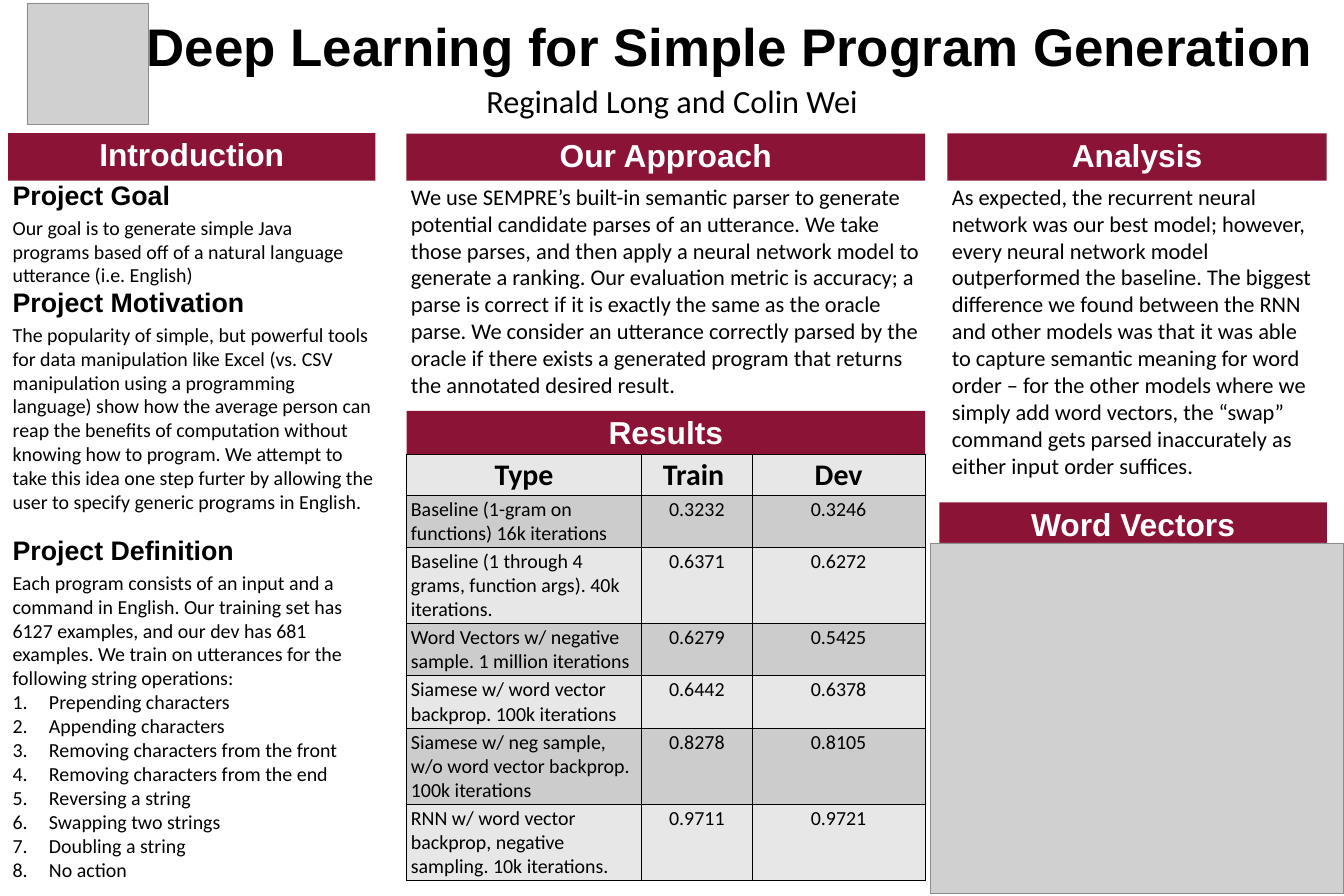
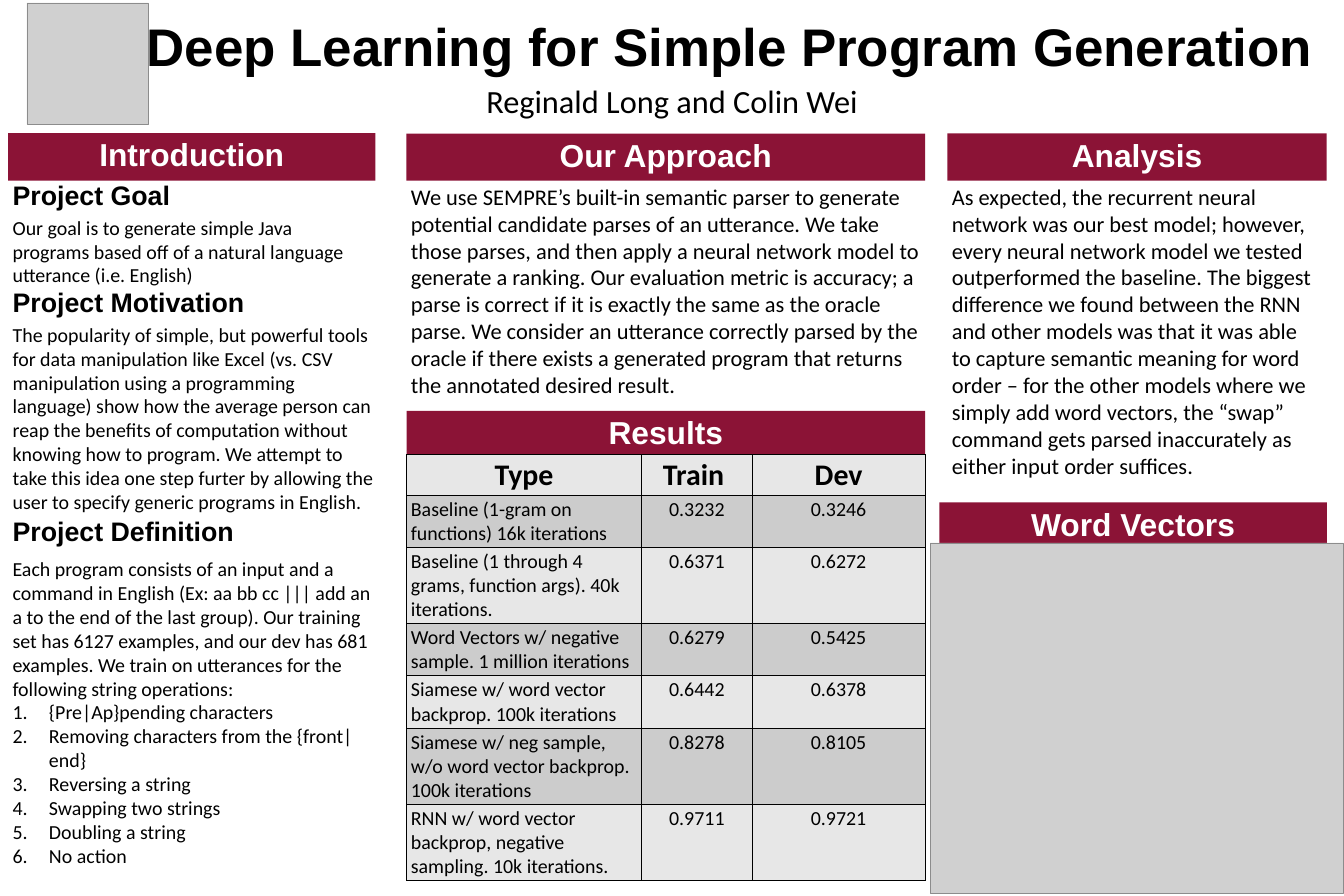
Before and after one commit to reggylong/program, a slide deck: slide 1 of poster.pptx. Drawn at 1344x896 pixels with LibreOffice and Linux fonts; fonts in the diff are those of the drawing; grey boxes stand for pictures. Boxes give left, top, right and bottom in pixels: in the first picture for what was removed or moved away, otherwise in the second. Text is boxed around its words. In the diff, an @@ line names an element or a change of style, - is before the commit and + after.

Commit message:
Finished poster for real this time though

```diff
--- a/poster.pptx
+++ b/poster.pptx
@@ text at bbox=[952, 189, 1311, 478]: text changed @@
-As expected, the recurrent neural network was our best model; however, every neural network model outperformed the baseline. The biggest difference we found between the RNN and other models was that it was able to capture semantic meaning for word order – for the other models where we simply add word vectors, the “swap” command gets parsed inaccurately as either input order suffices.
+As expected, the recurrent neural network was our best model; however, every neural network model we tested outperformed the baseline. The biggest difference we found between the RNN and other models was that it was able to capture semantic meaning for word order – for the other models where we simply add word vectors, the “swap” command gets parsed inaccurately as either input order suffices.
@@ text "Project Definition": place and size @@
-text "Project Definition" at bbox=[13, 540, 234, 565]
+text "Project Definition" at bbox=[13, 521, 234, 546]
@@ text "Each program consists of an ...": place and size @@
-text "Each program consists of an ..." at bbox=[13, 576, 342, 877]
+text "Each program consists of an ..." at bbox=[13, 562, 370, 863]
@@ text at bbox=[13, 562, 370, 770]: text changed @@
-Each program consists of an input and a command in English. Our training set has 6127 examples, and our dev has 681 examples. We train on utterances for the following string operations:
-1. Prepending characters
-2. Appending characters
-3. Removing characters from the front
-4. Removing characters from the end
+Each program consists of an input and a command in English (Ex: aa bb cc ||| add an a to the end of the last group). Our training set has 6127 examples, and our dev has 681 examples. We train on utterances for the following string operations:
+1. {Pre|Ap}pending characters
+2. Removing characters from the {front|end}
```
